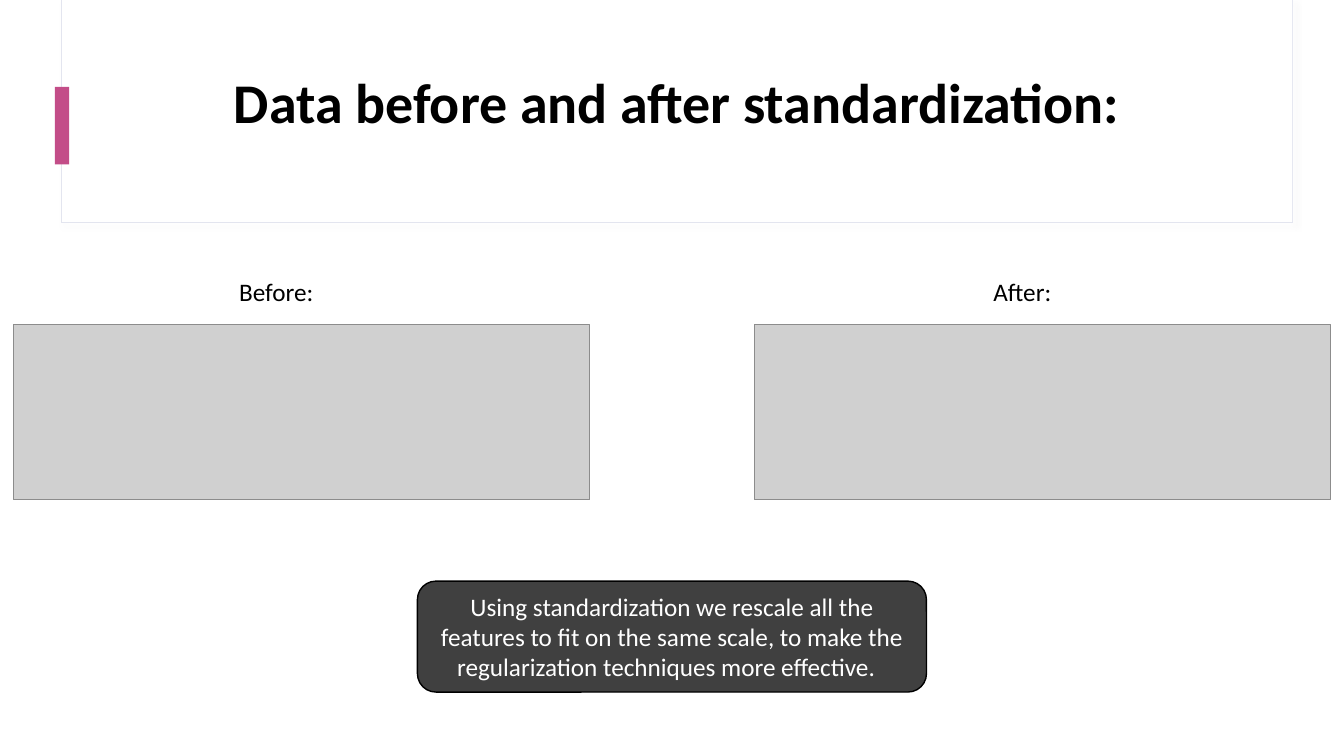
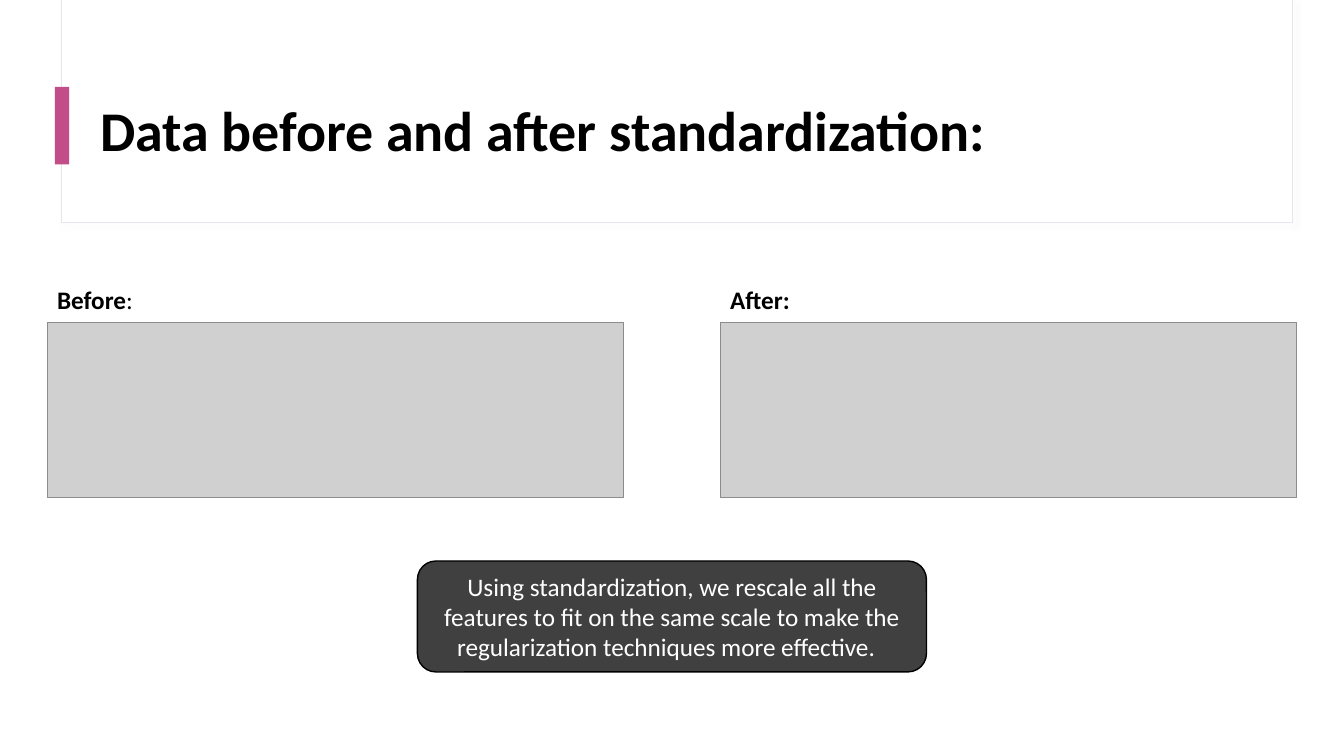
Before and after one commit to kmsekgothe/load-shortfall-regression-predict-api, a slide deck: slide 14 of Team 14 .pptx. Drawn at 1344x756 pixels with LibreOffice and Linux fonts; fonts in the diff are those of the drawing; grey boxes stand for pictures; background and template pictures are left out. Boxes give left, top, right and bottom in pixels: in the first picture for what was removed or moved away, otherwise in the second. Text is boxed around its words. In the diff, an @@ line names an element or a change of style, - is before the commit and + after.

```diff
--- a/Team 14 .pptx
+++ b/Team 14 .pptx
@@ title "Data before and after standardization:": place and size @@
-title "Data before and after standardization:" at [234,83,1119,124]
+title "Data before and after standardization:" at [100,111,985,152]
@@ title "Data before and after standardization:" at [100,111,985,152]: alignment right to left @@
@@ text "Before:": place and size @@
-text "Before:" at [239,283,313,301]
+text "Before:" at [57,291,133,310]
@@ text "Before:" at [57,291,133,310]: bold on in "Before:" @@
@@ text "After:": place and size @@
-text "After:" at [993,283,1051,301]
+text "After:" at [730,291,790,310]
@@ text "After:" at [730,291,790,310]: bold on @@
@@ picture: place and size @@
-picture at [13,325,590,500]
+picture at [47,323,624,498]
@@ picture: place and size @@
-picture at [754,325,1331,500]
+picture at [721,323,1298,498]
@@ rounded rectangle "Using standardization, we rescale all ...": place and size @@
-rounded rectangle "Using standardization, we rescale all ..." at [417,582,927,693]
+rounded rectangle "Using standardization, we rescale all ..." at [417,562,927,673]
@@ text in rounded rectangle at [444,578,899,661]: text changed @@
-Using standardization we rescale all the features to fit on the same scale, to make the regularization techniques more effective.
+Using standardization, we rescale all the features to fit on the same scale to make the regularization techniques more effective.
```
Also in this commit, not shown: 17 other slides changed, 2 slides added, 2 slides removed.
